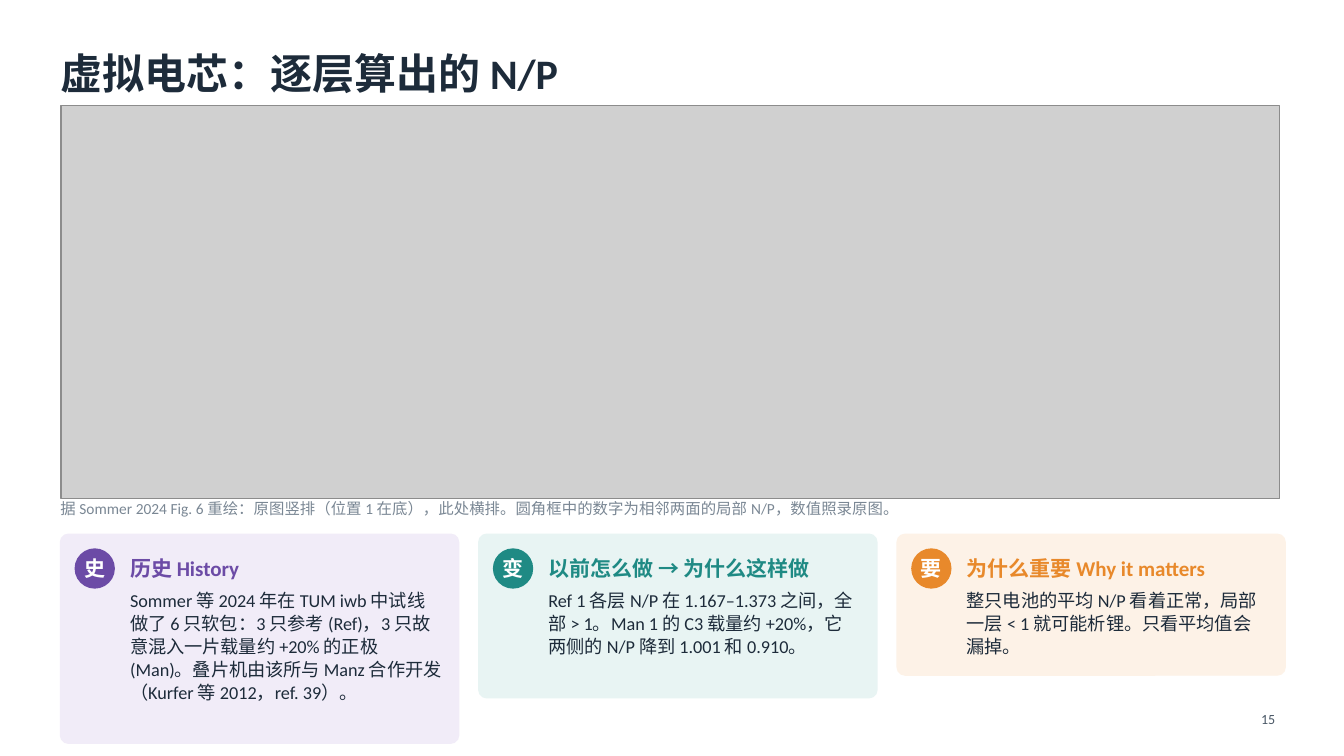
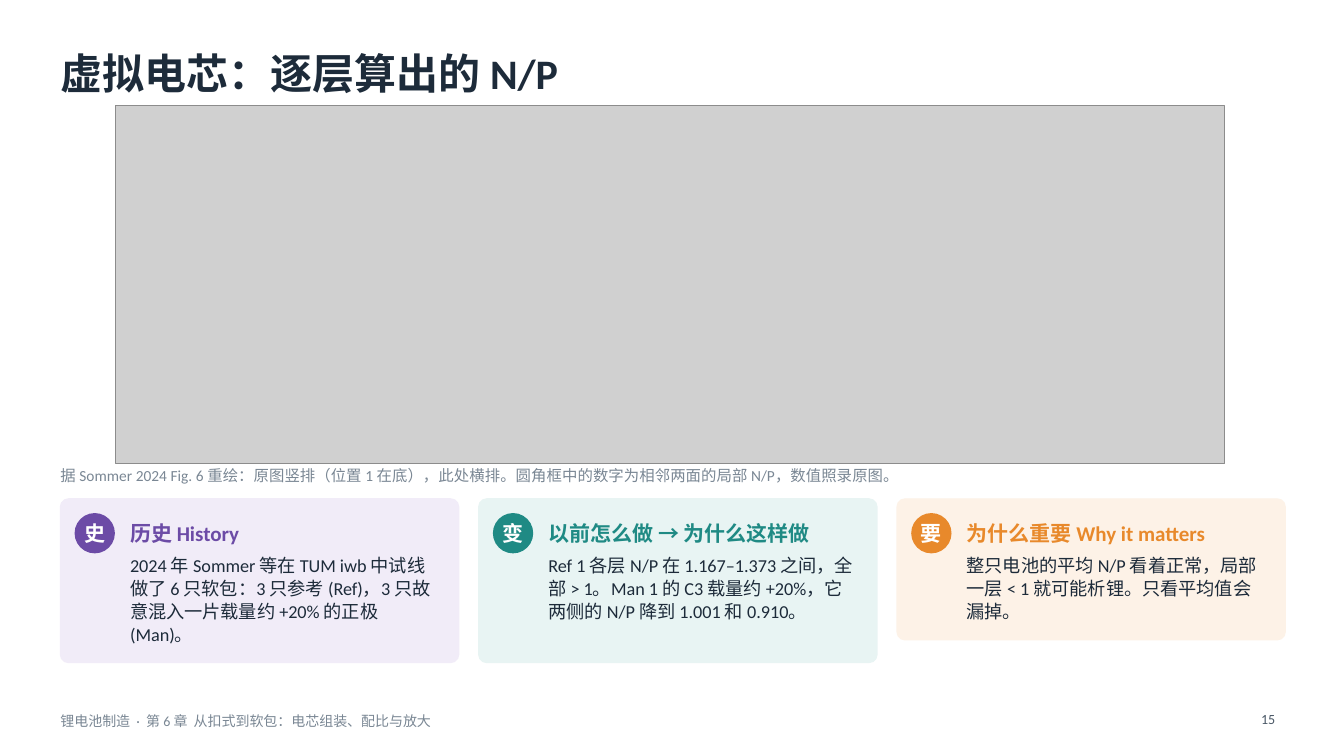
Before and after one commit to zhaoyuw44-lang/Trash, a slide deck: slide 15 of slides/decks/batmfg/batmfg_ch6.pptx. Drawn at 1344x756 pixels with LibreOffice and Linux fonts; fonts in the diff are those of the drawing; grey boxes stand for pictures. Boxes give left, top, right and bottom in pixels: in the first picture for what was removed or moved away, otherwise in the second. Text is boxed around its words. In the diff, an @@ line names an element or a change of style, - is before the commit and + after.

```diff
--- a/slides/decks/batmfg/batmfg_ch6.pptx
+++ b/slides/decks/batmfg/batmfg_ch6.pptx
@@ picture: place and size @@
-picture at box(60, 106, 1279, 499)
+picture at box(116, 106, 1226, 464)
@@ rounded rectangle: place and size @@
-rounded rectangle at box(60, 534, 459, 743)
+rounded rectangle at box(60, 499, 459, 662)
@@ rounded rectangle at box(60, 499, 459, 662): proportions changed @@
@@ 6 texts, 3 ellipses, 2 rounded rectangles: place and size @@
-6 texts, 3 ellipses, 2 rounded rectangles at box(60, 498, 1286, 698)
+6 texts, 3 ellipses, 2 rounded rectangles at box(60, 468, 1286, 662)
@@ text at box(130, 556, 430, 644): text changed @@
-Sommer 等 2024 年在 TUM iwb 中试线做了 6 只软包：3 只参考 (Ref)，3 只故意混入一片载量约 +20% 的正极 (Man)。叠片机由该所与 Manz 合作开发（Kurfer 等 2012，ref. 39）。
+2024 年 Sommer 等在 TUM iwb 中试线做了 6 只软包：3 只参考 (Ref)，3 只故意混入一片载量约 +20% 的正极 (Man)。
@@ text added at box(60, 714, 431, 727), 10 pt, text #7A8794 @@
+锂电池制造 · 第 6 章 从扣式到软包：电芯组装、配比与放大
```
Also in this commit, not shown: 3 other slides changed, 4 other files.
